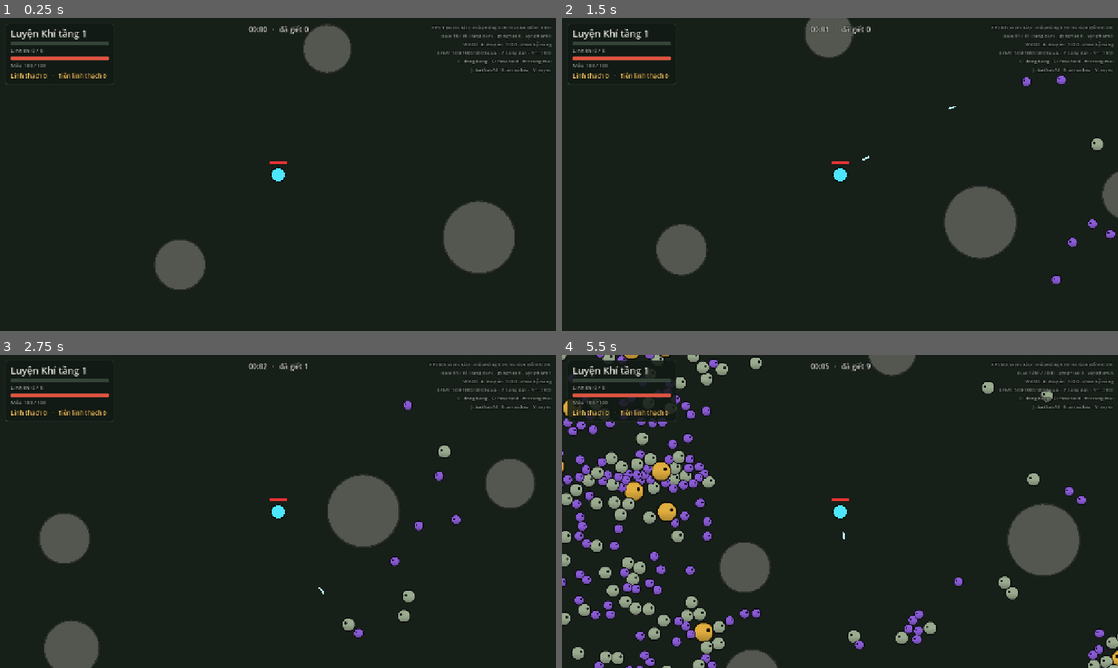
Above: before the commit, frames 1-4 (two rows, left to right).
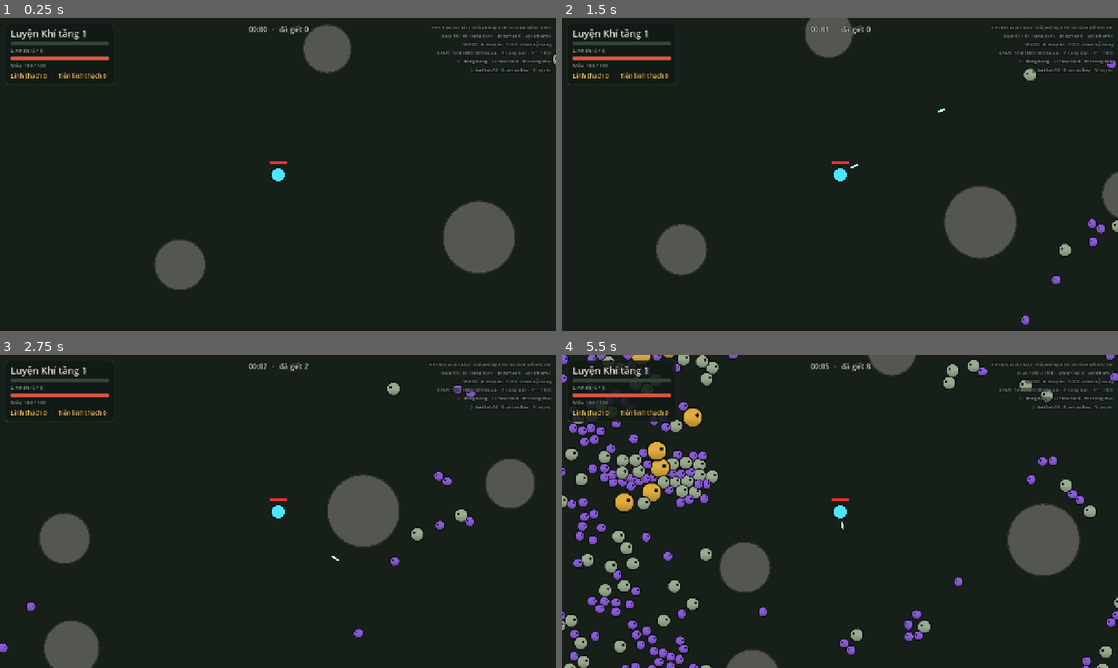
Above: after the commit, the same moments.

Repository: myheaven1001/noname
Game: Godot game, scene res://scenes/main.tscn
Same seed, same stepped clock (60 frames per second), same inputs: the game is played once before the commit and once after it.
Inputs:
- Up to frame 1 (0.25 s): no input
- Up to frame 2 (1.5 s): tap Enter at 0.5 s; hold D 0.53-1.28 s; tap 1 at 0.6 s; hold S from 1.28 s (still down); tap 2 at 1.35 s
- Up to frame 3 (2.75 s): release S at 2.03 s; hold D from 2.03 s (still down); tap 3 at 2.1 s
- Up to frame 4 (5.5 s): release D at 2.78 s; hold W 2.78-3.53 s; tap one key every 0.75 s from 2.85 s: 7 8 9 0; hold A 3.53-5.03 s; hold S from 5.03 s (still down)

The runs differ from the first frame. In frame 1, less than 0.1% of the frame differs, in the area x 99-100%, y 11-16%; in frame 2, 0.6%; in frame 3, 0.8%; in frame 4, 12%, in the area x 0-100%, y 0-100%.

Commit message:
Sói yêu: thêm đòn cào cận chiến, chỉ 10% sói biết lao và chỉ lao khi đã vào gần
- Mọi con sói đều cào khi áp sát: gồng 0,3 giây (khoá hướng), cào trúng người chơi trong
  tầm và trong hình quạt 120° phía trước, hồi 1 giây. Bỏ sát thương khi chạm của sói.
- Mỗi con sói được gieo lúc sinh có biết lao hay không theo dash_chance (sói 10%, tinh anh 100%);
  tầm kích hoạt lao rút còn 180 px, quãng lao 240 px.
- Hồi chiêu cào tách riêng với hồi chiêu lao; choáng ngắt cả gồng cào.
- player_hit có thêm nguồn sát thương (claw/dash/contact/strike).
- Hiển thị tạm: quạt cảnh báo khi gồng cào, vệt vuốt khi cào.
- Bench: test tỉ lệ biết lao, chỉ lao khi vào gần, cào trúng / lùi né / vòng sau né.
- Thêm hành động Cào (4 khung) vào bộ prompt giai đoạn 2 (20 prompt).
- Không đóng gói assets/ vào bản export (pck 6,7 MB → 87 KB).

Co-Authored-By: Claude Opus 5.5 <noreply@anthropic.com>
Claude-Session: https://claude.ai/code/session_01QULp8dRivxqYXtGgf8iwDQ

Diff:
--- a/data/enemies.csv
+++ b/data/enemies.csv
@@ -1,4 +1,4 @@
-id,behavior,spawn_weight,max_hp,speed,radius,mass,contact_dmg,color,qi,stone_chance,stone_count,immortal_chance,vacuum_chance,dash_trigger,windup,dash_dist,dash_speed,recover,dash_cooldown,dash_dmg
-bat,chase,60,8,95,10,0.5,4,#8a5cd6,1,0.04,1,0,0,,,,,,,
-wolf,wolf,36,30,80,14,1.5,6,#9aab8f,3,0.10,1,0,0.004,260,0.5,300,750,0.6,3.0,12
-wolf_elite,wolf,4,240,85,21,6,10,#e0ad3e,15,1.0,3,0.08,0.3,300,0.6,380,800,0.5,2.5,25
+id,behavior,spawn_weight,max_hp,speed,radius,mass,contact_dmg,color,qi,stone_chance,stone_count,immortal_chance,vacuum_chance,dash_trigger,windup,dash_dist,dash_speed,recover,dash_cooldown,dash_dmg,dash_chance,claw_range,claw_windup,claw_recover,claw_cooldown,claw_dmg
+bat,chase,60,8,95,10,0.5,4,#8a5cd6,1,0.04,1,0,0,,,,,,,,,,,,,
+wolf,wolf,36,30,80,14,1.5,0,#9aab8f,3,0.10,1,0,0.004,180,0.5,240,750,0.6,3.0,12,0.10,22,0.3,0.4,1.0,8
+wolf_elite,wolf,4,240,85,21,6,0,#e0ad3e,15,1.0,3,0.08,0.3,220,0.6,300,800,0.5,2.5,25,1.0,30,0.35,0.4,0.9,16
--- a/scripts/render/enemy_renderer.gd
+++ b/scripts/render/enemy_renderer.gd
@@ -73,6 +73,8 @@
 		var c := colors[t]
 		if state[i] == EnemyStore.S_WINDUP:
 			c = c.lerp(WINDUP_COLOR, 0.7)
+		elif state[i] == EnemyStore.S_CLAW_WINDUP:
+			c = c.lerp(WINDUP_COLOR, 0.35)
 		elif stun[i] > 0.0:
 			c = c.lerp(STUN_COLOR, 0.6)
 		buf[o] = size * facing[i]
--- a/scripts/render/fx_layer.gd
+++ b/scripts/render/fx_layer.gd
@@ -5,13 +5,14 @@
 ## Hiệu ứng ngắn (sét, lên tầng, đột phá) sinh từ `World.events` qua on_events() — đúng như client mạng
 ## sẽ làm khi nhận sự kiện từ server.
 
-const STATE_NAMES := ["ĐUỔI", "GỒNG", "LAO", "NGHỈ"]
+const STATE_NAMES := ["ĐUỔI", "GỒNG", "LAO", "NGHỈ", "GỒNG CÀO", "CÀO"]
 const PLAYER_COLORS := [Color(0.3, 0.9, 1.0), Color(1.0, 0.85, 0.3), Color(0.5, 1.0, 0.5), Color(1.0, 0.5, 0.9)]
 const DEBUG_RADIUS := 320.0
 const JADE := Color(0.44, 0.83, 0.69)
 const LIGHTNING := Color(0.78, 0.86, 1.0)
 const HEAVEN := Color(0.86, 0.74, 1.0)  # thiên lôi: tím nhạt
 const GOLD := Color(1.0, 0.83, 0.42)
+const CLAW := Color(1.0, 0.45, 0.3)
 
 var world: World
 var top := false
@@ -42,6 +43,8 @@
 				_effects.append({"k": "strike", "pos": e[&"pos"], "r": e[&"radius"], "t0": now, "life": 0.4, "seed": randi()})
 			&"level_up":
 				_effects.append({"k": "ring", "player": e[&"player"], "r": 90.0, "t0": now, "life": 0.6, "color": JADE})
+			&"claw":
+				_effects.append({"k": "claw", "pos": e[&"pos"], "dir": e[&"dir"], "t0": now, "life": 0.18})
 			&"breakthrough":
 				_effects.append({"k": "ring", "player": e[&"player"], "r": 260.0, "t0": now, "life": 1.3, "color": GOLD})
 
@@ -76,6 +79,20 @@
 		var progress := clampf(1.0 - s.timer[i] / float(cfg["windup"]), 0.0, 1.0)
 		draw_line(p, end, Color(1.0, 0.15, 0.1, 0.22), width)
 		draw_line(p, p.lerp(end, progress), Color(1.0, 0.2, 0.1, 0.5), width)
+	# Quạt cảnh báo của sói đang gồng cào: đúng tầm và góc của đòn (WolfBehavior), đậm dần tới lúc cào.
+	for i in s.count:
+		if s.state[i] != EnemyStore.S_CLAW_WINDUP:
+			continue
+		var cfg: Dictionary = world.db.rows[s.type[i]]
+		var p := s.prev_pos[i].lerp(s.pos[i], a)
+		var reach := WolfBehavior.claw_reach(world, i)
+		var progress := clampf(1.0 - s.timer[i] / float(cfg["claw_windup"]), 0.0, 1.0)
+		var ang := s.dir[i].angle()
+		var half := acos(WolfBehavior.CLAW_CONE_COS)
+		var fan := PackedVector2Array([p])
+		for k in 9:
+			fan.append(p + Vector2.from_angle(ang - half + half * 2.0 * k / 8.0) * reach)
+		draw_colored_polygon(fan, Color(CLAW, 0.12 + 0.25 * progress))
 	# Vòng cảnh báo thiên lôi: viền + đĩa lớn dần tới lúc sét đánh.
 	for k in world.strike_count:
 		var p := world.strike_pos[k]
@@ -137,6 +154,15 @@
 				_draw_bolt(e["pos"], 420.0, e["seed"], Color(HEAVEN, 1.0 - t), 6.0)
 				draw_circle(e["pos"], e["r"], Color(1, 1, 1, 0.5 * (1.0 - t)))
 				draw_arc(e["pos"], e["r"] * (1.0 + 0.5 * t), 0.0, TAU, 40, Color(HEAVEN, 1.0 - t), 3.0)
+			"claw":
+				# Ba vệt vuốt song song quét ngang hình quạt trước mặt sói.
+				var d: Vector2 = e["dir"]
+				var side := d.orthogonal()
+				var c: Vector2 = e["pos"] + d * 30.0
+				for k in 3:
+					var off := side * (k - 1) * 8.0
+					draw_line(c + off - side * 18.0 - d * 6.0, c + off + side * 18.0 + d * 6.0,
+						Color(CLAW, 1.0 - t), 3.0)
 			"ring":
 				var who: int = e["player"]
 				if who < world.players.size():
--- a/scripts/sim/behaviors/wolf.gd
+++ b/scripts/sim/behaviors/wolf.gd
@@ -1,8 +1,14 @@
 class_name WolfBehavior
 extends RefCounted
-## Sói yêu: Đuổi → Gồng (khoá hướng) → Lao → Nghỉ. Chỉ chạy trên server.
-## Di chuyển, va chạm, sát thương, rơi đồ, hiển thị đều do hệ thống dùng chung lo.
-## Hoãn/huỷ khi bị choáng nằm ở World._update_enemies (dùng chung cho mọi đòn có gồng).
+## Sói yêu, chỉ chạy trên server. Mọi con đều đuổi và cào; chỉ con biết lao (dash_chance, gieo lúc sinh)
+## mới lao, và chỉ khi đã vào gần người chơi:
+##   Đuổi → (vào tầm cào)  Gồng cào → Cào → Đuổi
+##   Đuổi → (vào tầm lao, con biết lao) Gồng (khoá hướng) → Lao → Nghỉ → Đuổi
+## Di chuyển, va chạm, sát thương lao, rơi đồ, hiển thị đều do hệ thống dùng chung lo.
+## Hoãn/huỷ khi bị choáng nằm ở World._update_enemies.
+
+## Nửa góc của vùng cào phía trước mặt sói (cos 60° = 0,5 → hình quạt 120°).
+const CLAW_CONE_COS := 0.5
 
 
 static func tick(w: World, i: int) -> void:
@@ -12,11 +18,23 @@
 		EnemyStore.S_CHASE:
 			w.chase(i, w.db.speed[s.type[i]])
 			var tgt := s.target[i]
-			if tgt < 0 or s.cd[i] > 0.0 or w.attackers >= World.MAX_ATTACKERS:
+			if tgt < 0:
 				return
 			var to := w.players[tgt].pos - s.pos[i]
+			var dist2 := to.length_squared()
+			# Cào: áp sát người chơi (chạm + tầm vươn) thì dừng lại vung vuốt.
+			var reach := claw_reach(w, i)
+			if dist2 <= reach * reach and s.claw_cd[i] <= 0.0:
+				s.state[i] = EnemyStore.S_CLAW_WINDUP
+				s.timer[i] = cfg["claw_windup"]
+				s.dir[i] = to.normalized()
+				s.vel[i] = Vector2.ZERO
+				w.emit(&"claw_windup", i, {&"dir": s.dir[i]})
+				return
+			# Lao: chỉ con biết lao, chỉ khi người chơi đã trong tầm, và không quá số con lao cùng lúc.
 			var trigger: float = cfg["dash_trigger"]
-			if to.length_squared() > trigger * trigger:
+			if not s.dasher[i] or s.cd[i] > 0.0 or dist2 > trigger * trigger \
+					or w.attackers >= World.MAX_ATTACKERS:
 				return
 			s.state[i] = EnemyStore.S_WINDUP
 			s.timer[i] = cfg["windup"]
@@ -45,3 +63,36 @@
 			if s.timer[i] <= 0.0:
 				s.state[i] = EnemyStore.S_CHASE
 				s.cd[i] = cfg["dash_cooldown"]
+		EnemyStore.S_CLAW_WINDUP:
+			s.vel[i] = Vector2.ZERO
+			if s.timer[i] <= 0.0:
+				_claw(w, i, cfg)
+				s.state[i] = EnemyStore.S_CLAW
+				s.timer[i] = cfg["claw_recover"]
+		EnemyStore.S_CLAW:
+			s.vel[i] = Vector2.ZERO
+			if s.timer[i] <= 0.0:
+				s.state[i] = EnemyStore.S_CHASE
+				s.claw_cd[i] = cfg["claw_cooldown"]
+
+
+## Tầm cào tính từ tâm sói tới tâm người chơi.
+static func claw_reach(w: World, i: int) -> float:
+	var extra: float = w.db.rows[w.store.type[i]]["claw_range"]
+	return World.PLAYER_RADIUS + w.db.radius[w.store.type[i]] + extra
+
+
+## Vung vuốt theo hướng đã khoá lúc gồng: trúng mọi người chơi trong tầm và trong hình quạt phía trước.
+## Người chơi lùi ra khỏi tầm hoặc vòng ra sau lưng trong lúc sói gồng thì né được.
+static func _claw(w: World, i: int, cfg: Dictionary) -> void:
+	var s := w.store
+	var reach := claw_reach(w, i)
+	w.emit(&"claw", i, {&"dir": s.dir[i]})
+	for pl: World.PlayerState in w.players:
+		var to := pl.pos - s.pos[i]
+		var d2 := to.length_squared()
+		if d2 > reach * reach:
+			continue
+		if d2 > 1.0 and to.normalized().dot(s.dir[i]) < CLAW_CONE_COS:
+			continue
+		w.hurt_player(pl, cfg["claw_dmg"], false, &"claw")
--- a/scripts/sim/enemy_db.gd
+++ b/scripts/sim/enemy_db.gd
@@ -24,6 +24,7 @@
 var stone_count := PackedFloat32Array()
 var immortal_chance := PackedFloat32Array()  # xác suất rơi tiên linh thạch
 var vacuum_chance := PackedFloat32Array()  # xác suất rơi Tụ linh phù (hút mọi linh khí)
+var dash_chance := PackedFloat32Array()  # tỉ lệ con sinh ra biết lao (0 với quái không có đòn lao)
 var max_radius := 0.0
 
 
@@ -55,4 +56,5 @@
 	stone_count.append(row["stone_count"])
 	immortal_chance.append(row["immortal_chance"])
 	vacuum_chance.append(row["vacuum_chance"])
+	dash_chance.append(row["dash_chance"] if row["dash_chance"] is float else 0.0)
 	max_radius = maxf(max_radius, row["radius"])
--- a/scripts/sim/enemy_store.gd
+++ b/scripts/sim/enemy_store.gd
@@ -6,7 +6,8 @@
 ## Trong vòng lặp nóng, lấy mảng ra biến local (var pos := store.pos) — nhanh hơn ~4 lần.
 
 ## Trạng thái dùng chung cho mọi hành vi có đòn đánh chuẩn bị (sói lao, tà tu bắn...).
-enum { S_CHASE, S_WINDUP, S_DASH, S_RECOVER }
+## S_CLAW_WINDUP / S_CLAW: đòn cận chiến ngắn (sói cào), không tính vào giới hạn MAX_ATTACKERS.
+enum { S_CHASE, S_WINDUP, S_DASH, S_RECOVER, S_CLAW_WINDUP, S_CLAW }
 
 var capacity: int
 var count := 0
@@ -25,11 +26,13 @@
 var state := PackedInt32Array()
 var timer := PackedFloat32Array()  # đếm ngược của trạng thái hiện tại
 var cd := PackedFloat32Array()  # hồi chiêu đòn đặc biệt
+var claw_cd := PackedFloat32Array()  # hồi chiêu đòn cận chiến (cào)
 var stun := PackedFloat32Array()  # choáng/đóng băng còn lại
 var flash := PackedFloat32Array()  # nháy trắng khi trúng đòn
 var orbit_cd := PackedFloat32Array()  # chờ trước khi Hộ thể kiếm chém lại con này
 var hit_mask := PackedInt32Array()  # bit người chơi đã trúng trong cú lao hiện tại
 var target := PackedInt32Array()  # chỉ số người chơi đang nhắm
+var dasher := PackedByteArray()  # 1 nếu con này biết lao (gieo lúc sinh theo dash_chance)
 
 
 func _init(cap: int) -> void:
@@ -47,11 +50,13 @@
 	state.resize(cap)
 	timer.resize(cap)
 	cd.resize(cap)
+	claw_cd.resize(cap)
 	stun.resize(cap)
 	flash.resize(cap)
 	orbit_cd.resize(cap)
 	hit_mask.resize(cap)
 	target.resize(cap)
+	dasher.resize(cap)
 
 
 ## Trả về chỉ số con mới, hoặc -1 nếu đầy.
@@ -74,11 +79,13 @@
 	state[i] = S_CHASE
 	timer[i] = 0.0
 	cd[i] = 0.0
+	claw_cd[i] = 0.0
 	stun[i] = 0.0
 	flash[i] = 0.0
 	orbit_cd[i] = 0.0
 	hit_mask[i] = 0
 	target[i] = -1
+	dasher[i] = 0
 	return i
 
 
@@ -101,8 +108,10 @@
 	state[i] = state[last]
 	timer[i] = timer[last]
 	cd[i] = cd[last]
+	claw_cd[i] = claw_cd[last]
 	stun[i] = stun[last]
 	flash[i] = flash[last]
 	orbit_cd[i] = orbit_cd[last]
 	hit_mask[i] = hit_mask[last]
 	target[i] = target[last]
+	dasher[i] = dasher[last]
--- a/scripts/sim/world.gd
+++ b/scripts/sim/world.gd
@@ -375,6 +375,8 @@
 		var i := store.spawn(t, p, db.max_hp[t] * scale)
 		if i < 0:
 			return
+		if db.dash_chance[t] > 0.0:
+			store.dasher[i] = 1 if rng.randf() < db.dash_chance[t] else 0
 		emit(&"spawn", i, {&"type": t})
 
 
@@ -420,7 +422,7 @@
 		for pl: PlayerState in players:
 			var rr := st.z + PLAYER_RADIUS
 			if pl.pos.distance_squared_to(p) < rr * rr:
-				_hurt_player(pl, st.w, false)
+				hurt_player(pl, st.w, false, &"strike")
 		var n := query_enemies(p, st.z)
 		for q in n:
 			var j := scratch[q]
@@ -447,6 +449,7 @@
 	var state := s.state
 	var timer := s.timer
 	var cd := s.cd
+	var claw_cd := s.claw_cd
 	var stun := s.stun
 	var flash := s.flash
 	var orbit_cd := s.orbit_cd
@@ -466,6 +469,7 @@
 	for i in n:
 		timer[i] -= DT
 		cd[i] -= DT
+		claw_cd[i] -= DT
 		if flash[i] > 0.0:
 			flash[i] = maxf(flash[i] - DT, 0.0)
 		if orbit_cd[i] > 0.0:
@@ -474,6 +478,8 @@
 			stun[i] -= DT
 			if state[i] == EnemyStore.S_WINDUP or state[i] == EnemyStore.S_DASH:
 				_cancel_attack(i)
+			elif state[i] == EnemyStore.S_CLAW_WINDUP:
+				state[i] = EnemyStore.S_CHASE  # cào bị ngắt: không cần báo client, vòng cảnh báo cào tự tắt
 			vel[i] = Vector2.ZERO
 			continue
 		if not ai_enabled:
@@ -610,17 +616,17 @@
 						if s.hit_mask[j] & bit:
 							continue
 						s.hit_mask[j] |= bit
-						_hurt_player(pl, db.rows[s.type[j]]["dash_dmg"], true)
-					else:
-						_hurt_player(pl, db.contact_dmg[s.type[j]], false)
-
-
-func _hurt_player(pl: PlayerState, dmg: float, ignore_iframes: bool) -> void:
+						hurt_player(pl, db.rows[s.type[j]]["dash_dmg"], true, &"dash")
+					elif db.contact_dmg[s.type[j]] > 0.0:
+						hurt_player(pl, db.contact_dmg[s.type[j]], false, &"contact")
+
+
+func hurt_player(pl: PlayerState, dmg: float, ignore_iframes: bool, src: StringName) -> void:
 	if pl.iframes > 0.0 and not ignore_iframes:
 		return
 	pl.hp -= dmg
 	pl.iframes = PLAYER_IFRAMES
-	events.append({&"t": &"player_hit", &"player": pl.id, &"dmg": dmg})
+	events.append({&"t": &"player_hit", &"player": pl.id, &"dmg": dmg, &"src": src})
 	if pl.hp <= 0.0:
 		pl.deaths += 1
 		if pl.trib_level > 0:
--- a/tools/bench.gd
+++ b/tools/bench.gd
@@ -12,11 +12,14 @@
 
 func _init() -> void:
 	var db := EnemyDB.load_csv("res://data/enemies.csv")
-	print("người chơi | quái | tick TB | tick p99 | tick max | buffer/frame | giết | gồng→lao | huỷ | trúng lao | cảnh giới P1")
+	print("người chơi | quái | tick TB | tick p99 | tick max | buffer/frame | giết | gồng→lao | huỷ | trúng lao | cào | trúng cào | cảnh giới P1")
 	for n_players in [1, 4]:
 		for n in [500, 1000, 2000]:
 			_run(db, n_players, n)
 	_test_cancel(db)
+	_test_dash_chance(db)
+	_test_dash_only_near(db)
+	_test_claw(db)
 	_test_level_up(db)
 	_test_tribulation(db, true)
 	_test_tribulation(db, false)
@@ -40,6 +43,8 @@
 	var dashes := 0
 	var cancels := 0
 	var dash_hits := 0
+	var claws := 0
+	var claw_hits := 0
 	var kills0 := w.kills
 	for t in MEASURE_TICKS:
 		_drive(w, WARMUP_TICKS + t)
@@ -51,9 +56,13 @@
 					dashes += 1
 				&"attack_cancel":
 					cancels += 1
+				&"claw":
+					claws += 1
 				&"player_hit":
-					if e[&"dmg"] >= 12.0:
+					if e[&"src"] == &"dash":
 						dash_hits += 1
+					elif e[&"src"] == &"claw":
+						claw_hits += 1
 		var f0 := Time.get_ticks_usec()
 		for f in FRAMES_PER_TICK:
 			EnemyRenderer.fill_buffer(w, float(f) / FRAMES_PER_TICK, buf)
@@ -64,12 +73,14 @@
 	for v in ticks:
 		avg += v
 	avg /= ticks.size()
-	print("%10d | %4d | %5.2f ms | %6.2f ms | %6.2f ms | %7.2f ms | %4d | %8d | %4d | %9d | %s" % [
+	print("%10d | %4d | %5.2f ms | %6.2f ms | %6.2f ms | %7.2f ms | %4d | %8d | %4d | %9d | %3d | %9d | %s" % [
 		n_players, w.store.count, avg / 1000.0, ticks[int(ticks.size() * 0.99)] / 1000.0,
 		ticks[ticks.size() - 1] / 1000.0, fill_usec / 1000.0 / (MEASURE_TICKS * FRAMES_PER_TICK),
-		w.kills - kills0, dashes, cancels, dash_hits, w.realms.title(w.players[0].realm)])
+		w.kills - kills0, dashes, cancels, dash_hits, claws, claw_hits, w.realms.title(w.players[0].realm)])
 	if dashes == 0:
 		_fail("sói không lao lần nào")
+	if claws == 0:
+		_fail("sói không cào lần nào")
 	if w.kills == kills0:
 		_fail("không giết được quái nào")
 
@@ -124,6 +135,7 @@
 	w.target_population = 1  # chỉ có đúng con sói này, bộ spawn không thêm con nào
 	var wolf := db.type_of("wolf")
 	var i := w.store.spawn(wolf, pl.pos + Vector2(150, 0), 1000.0)
+	w.store.dasher[i] = 1
 	var uid := w.store.uid[i]
 	var got_windup := false
 	for t in 60:
@@ -144,6 +156,95 @@
 		_fail("đóng băng không huỷ được đòn gồng")
 	else:
 		print("test huỷ đòn khi bị đóng băng: OK")
+
+
+## Khoảng 10% sói sinh ra biết lao (dash_chance trong enemies.csv); dơi không bao giờ.
+func _test_dash_chance(db: EnemyDB) -> void:
+	var w := World.new(db, 7)
+	w.add_player(World.ARENA * 0.5)
+	w.target_population = 3000
+	w.ai_enabled = false
+	for t in 120:
+		w.step()
+	var wolf := db.type_of("wolf")
+	var bat := db.type_of("bat")
+	var wolves := 0
+	var dashers := 0
+	for i in w.store.count:
+		if w.store.type[i] == wolf:
+			wolves += 1
+			dashers += w.store.dasher[i]
+		elif w.store.type[i] == bat and w.store.dasher[i]:
+			_fail("dơi được gieo biết lao")
+			return
+	var ratio := float(dashers) / maxi(wolves, 1)
+	if wolves < 300 or absf(ratio - float(db.rows[wolf]["dash_chance"])) > 0.04:
+		_fail("tỉ lệ sói biết lao lệch: %d / %d = %.3f" % [dashers, wolves, ratio])
+	else:
+		print("test tỉ lệ sói biết lao: %d / %d = %.1f%% OK" % [dashers, wolves, ratio * 100.0])
+
+
+## Sói biết lao chỉ gồng khi người chơi đã trong dash_trigger; sói không biết lao không bao giờ gồng.
+func _test_dash_only_near(db: EnemyDB) -> void:
+	var wolf := db.type_of("wolf")
+	var trigger: float = db.rows[wolf]["dash_trigger"]
+	for dasher in [0, 1]:
+		var w := World.new(db, 2)
+		var pl := w.add_player(Vector2(1000, 1000))
+		pl.skills = {}  # không có kiếm khí đẩy lùi sói
+		w.target_population = 1
+		var i := w.store.spawn(wolf, pl.pos + Vector2(trigger + 200.0, 0), 1000.0)
+		w.store.dasher[i] = dasher
+		var windup_dist := -1.0
+		for t in 150:
+			w.step()
+			if w.store.state[0] == EnemyStore.S_WINDUP:
+				windup_dist = w.store.pos[0].distance_to(pl.pos)
+				break
+		if dasher == 0 and windup_dist >= 0.0:
+			_fail("sói không biết lao vẫn gồng lao")
+			return
+		if dasher == 1 and (windup_dist < 0.0 or windup_dist > trigger + 1.0):
+			_fail("sói biết lao không gồng đúng lúc vào tầm (khoảng cách %.0f, tầm %.0f)" % [windup_dist, trigger])
+			return
+	print("test chỉ lao khi đã vào gần: OK")
+
+
+## Áp sát thì cào trúng; người chơi lùi khỏi tầm hoặc vòng ra sau lưng trong lúc gồng cào thì né được.
+func _test_claw(db: EnemyDB) -> void:
+	var wolf := db.type_of("wolf")
+	var dmg: float = db.rows[wolf]["claw_dmg"]
+	# kịch bản: [mô tả, dịch người chơi khi sói đang gồng cào, có trúng không]
+	var cases := [["đứng yên", Vector2.ZERO, true], ["lùi khỏi tầm", Vector2(-120, 0), false],
+		["vòng ra sau lưng", Vector2(70, 0), false]]
+	for c in cases:
+		var w := World.new(db, 4)
+		var pl := w.add_player(Vector2(1000, 1000))
+		pl.skills = {}  # không có kiếm khí đẩy lùi sói
+		pl.iframes = 0.0
+		w.target_population = 1
+		w.store.spawn(wolf, pl.pos + Vector2(40, 0), 1000.0)
+		var hp0 := pl.hp
+		var moved := false
+		var hit := false
+		for t in 60:
+			w.step()
+			if w.store.state[0] == EnemyStore.S_CLAW_WINDUP and not moved:
+				moved = true
+				pl.pos += c[1]
+				pl.prev_pos = pl.pos
+			for e in w.events:
+				if e[&"t"] == &"player_hit" and e[&"src"] == &"claw":
+					hit = true
+			if w.store.state[0] == EnemyStore.S_CLAW:
+				break
+		if not moved:
+			_fail("sói áp sát không gồng cào")
+			return
+		if hit != c[2] or (hit and absf(hp0 - pl.hp - dmg) > 0.01):
+			_fail("cào sai khi người chơi %s: trúng=%s, máu %.1f → %.1f" % [c[0], hit, hp0, pl.hp])
+			return
+	print("test cào (trúng / lùi né / vòng sau né): OK")
 
 
 func _fail(msg: String) -> void:
--- a/tools/screenshot.gd
+++ b/tools/screenshot.gd
@@ -5,6 +5,7 @@
 ##   FRAMES=n     chụp ở frame thứ n (mặc định 900)
 ##   DEMO=1       người chơi tự chạy vòng và tự chọn kỹ năng chủ động, game tua nhanh x3
 ##   WHEN=trib    (cùng DEMO) chụp lúc thiên kiếp đang có vòng sét thay vì theo FRAMES
+##   WHEN=claw    chụp lúc có ít nhất 2 con sói đang gồng cào quanh người chơi
 ##   STATES=1     bật nhãn trạng thái quái (ĐUỔI / GỒNG / LAO / NGHỈ)
 
 var main: Node
@@ -34,6 +35,13 @@
 		var w: World = main.world
 		trib_frames = trib_frames + 1 if main.player.trib_level > 0 and w.strike_count >= 2 else 0
 		ready = trib_frames == 12
+	if when == "claw" and frames > 60:
+		var w: World = main.world
+		var n := 0
+		for i in w.store.count:
+			if w.store.state[i] == EnemyStore.S_CLAW_WINDUP:
+				n += 1
+		ready = n >= 2
 	if ready:
 		var path := OS.get_environment("SHOT") if OS.has_environment("SHOT") else "user://shot.png"
 		root.get_texture().get_image().save_png(path)
Not shown, added: assets/enemies/wolf/reference/wolf_8_directions_map.png.import
Not shown, added: assets/enemies/wolf/reference/wolf_concept.webp.import
Not shown, added: assets/enemies/wolf/reference/wolf_concept_256.png.import
Not shown, added: assets/enemies/wolf/reference/wolf_concept_48.png.import
Not shown, added: assets/enemies/wolf/reference/wolf_concept_64.png.import
Not shown, added: assets/enemies/wolf/reference/wolf_concept_64x4_256.png.import
Not shown, added: assets/enemies/wolf/reference/wolf_concept_96.png.import
Not shown, added: assets/enemies/wolf/reference/wolf_concept_cell64.png.import
Not shown, added: assets/enemies/wolf/reference/wolf_concept_native.png.import
Not shown, added: assets/enemies/wolf/reference/wolf_concept_scale_check.png.import
Not shown, changed: export_presets.cfg
Not shown, changed: assets/enemies/wolf/reference/README.md
(and 2 more such lines)
